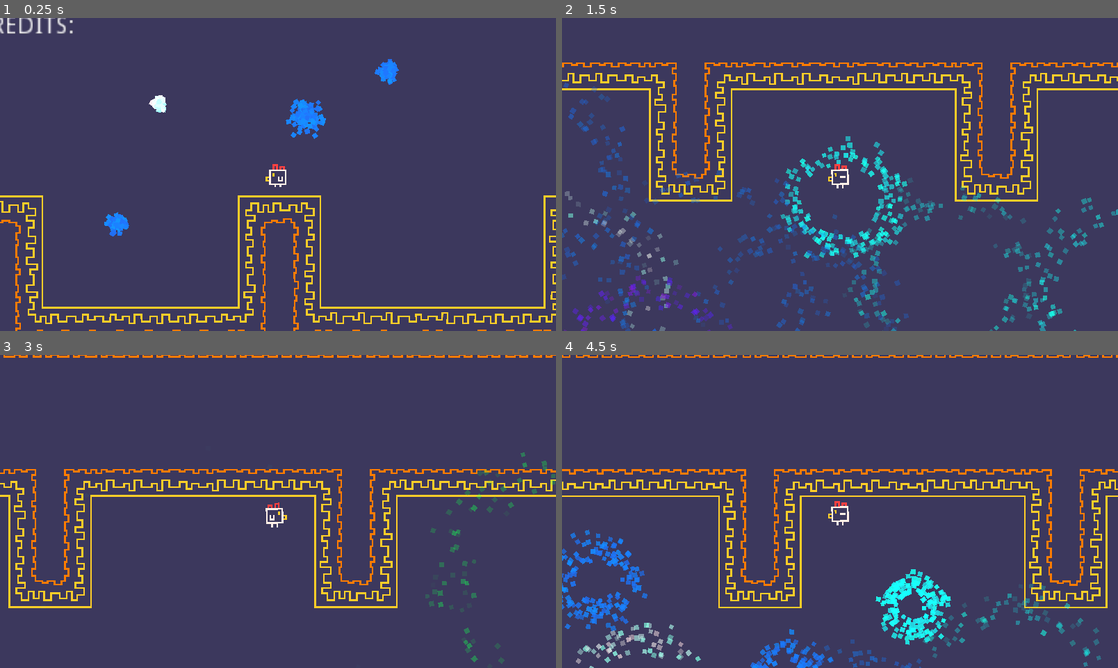
Above: before the commit, frames 1-4 (two rows, left to right).
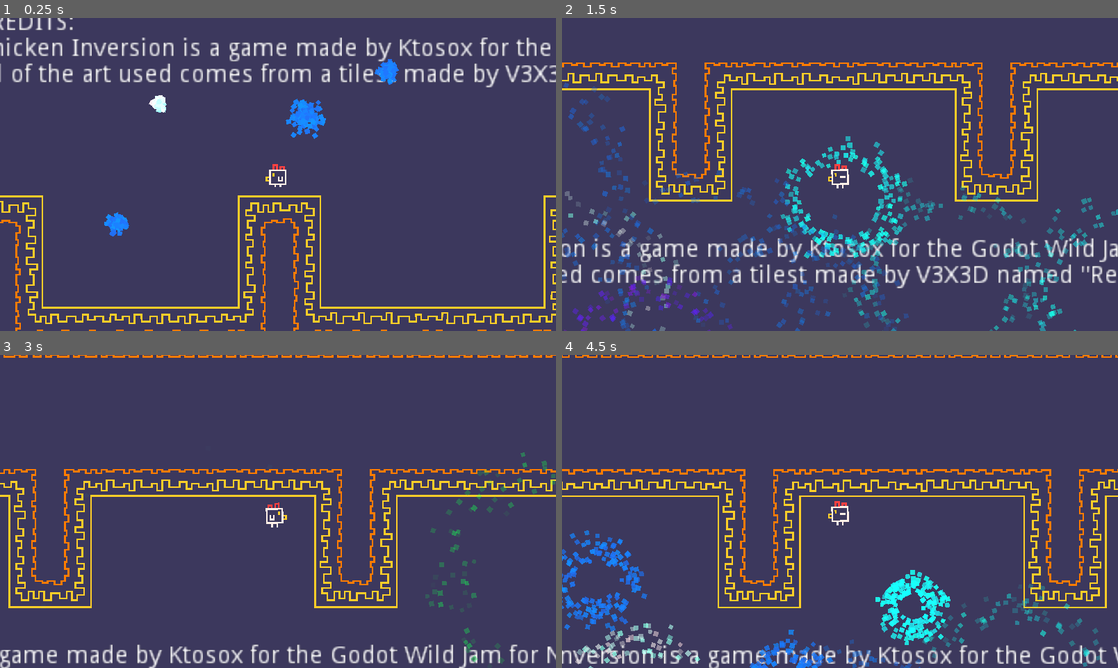
Above: after the commit, the same moments.

Repository: ktosox/Godot_WIld_11_2021
Game: Godot game, scene res://Levels/Level8.tscn
Two runs of this game, one before a commit and one after it. Both use one fixed random seed, a clock stepped at 60 frames per second and the inputs below. This scene is started directly instead of the project's main scene.
Inputs:
- Up to frame 1 (0.25 s): no input
- Up to frame 2 (1.5 s): tap Enter (ui_accept) at 0.5, 1.35 s; hold Right (ui_right) 0.53-1.28 s; hold Enter (ui_accept) 0.53-1.28 s; hold Left (ui_left) from 1.28 s (still down)
- Up to frame 3 (3 s): tap Enter (ui_accept) at 1.52, 1.82, 2.85 s; release Left (ui_left) at 2.03 s; hold Enter (ui_accept) 2.03-2.78 s; hold Right (ui_right) from 2.03 s (still down)
- Up to frame 4 (4.5 s): tap Enter (ui_accept) at 3.02, 3.32, 4.35 s; release Right (ui_right) at 3.53 s; hold Enter (ui_accept) 3.53-4.28 s; hold Left (ui_left) from 3.53 s (still down)

The runs differ from the first frame. In frame 1, 4.6% of the frame differs, in the area x 0-100%, y 0-23%; in frame 2, 4.4%; in frame 3, 2.3%; in frame 4, 5.1%, in the area x 0-100%, y 0-100%.

Commit message:
corrected credits and made a thumbnail

Diff:
--- /dev/null
+++ b/Game/Levels/Credits.gd
@@ -0,0 +1,27 @@
+extends RichTextLabel
+
+
+# Declare member variables here. Examples:
+# var a = 2
+# var b = "text"
+
+
+# Called when the node enters the scene tree for the first time.
+func _ready():
+	pass # Replace with function body.
+
+
+func _input(event):
+	if event.is_action_pressed("ui_accept"):
+		match rect_scale.y :
+			1.0:
+				rect_position.y = 170
+				rect_scale.y = -1.0
+				pass
+			-1.0:
+				rect_position.y = 70
+				rect_scale.y = 1.0
+				pass
+
+
+	pass
--- a/Game/Levels/Level8.tscn
+++ b/Game/Levels/Level8.tscn
@@ -1,8 +1,9 @@
-[gd_scene load_steps=4 format=2]
+[gd_scene load_steps=5 format=2]
 
 [ext_resource path="res://Player.tscn" type="PackedScene" id=1]
 [ext_resource path="res://Tilemap.tscn" type="PackedScene" id=2]
 [ext_resource path="res://Firework.tscn" type="PackedScene" id=3]
+[ext_resource path="res://Levels/Credits.gd" type="Script" id=4]
 
 [node name="Level6" type="Node2D"]
 
@@ -13,17 +14,20 @@
 [node name="Player" parent="." instance=ExtResource( 1 )]
 position = Vector2( 439, 166 )
 
-[node name="RichTextLabel" type="RichTextLabel" parent="."]
+[node name="Credits" type="RichTextLabel" parent="."]
 margin_left = 266.0
-margin_top = 72.0
+margin_top = 70.0
 margin_right = 1005.0
-margin_bottom = 166.0
-bbcode_enabled = true
+margin_bottom = 164.0
 bbcode_text = "CREDITS:
-"
+Chicken Inversion is a game made by Ktosox for the Godot Wild Jam for November 2021
+all of the art used comes from a tilest made by V3X3D named \"Retro Lines\""
 text = "CREDITS:
-	game made by Ktosox for the November 2021 Godot Wild Jam
-		all of the art comes from a tilesset made by V3X3D named \"Retro Lines\""
+Chicken Inversion is a game made by Ktosox for the
+					November 2021 Godot Wild Jam for
+all of the art assets come from a tilest
+					made by V3X3D named \"Retro Lines\""
+script = ExtResource( 4 )
 __meta__ = {
 "_edit_use_anchors_": false
 }
Not shown, added: thumbnail.png
